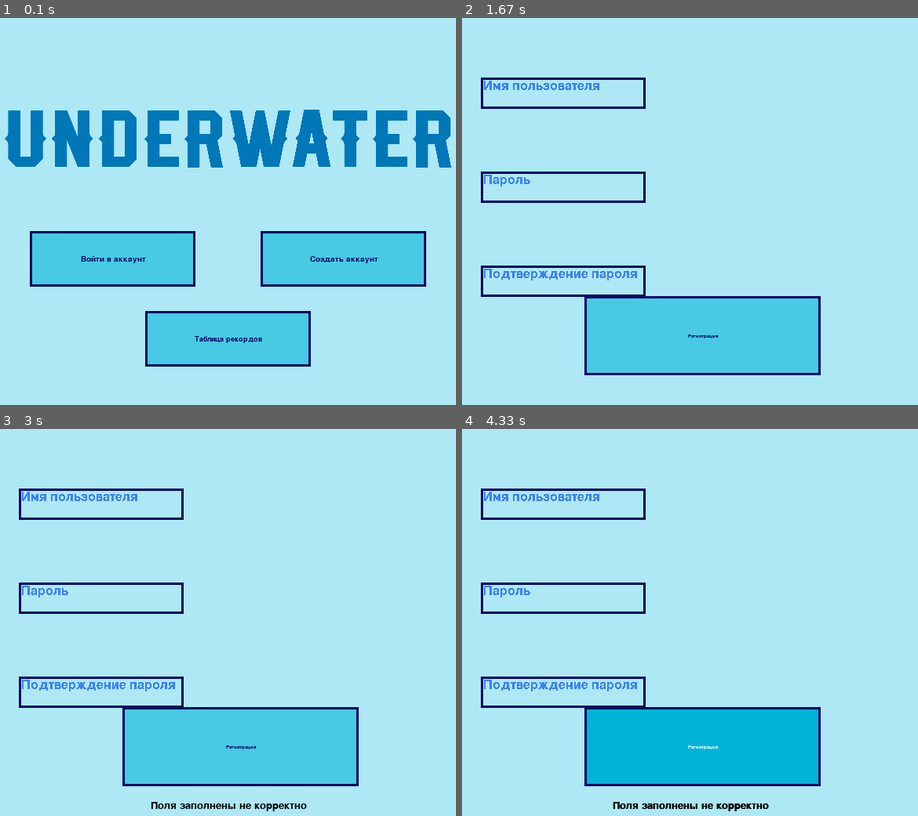
Above: before the commit, frames 1-4 (two rows, left to right).
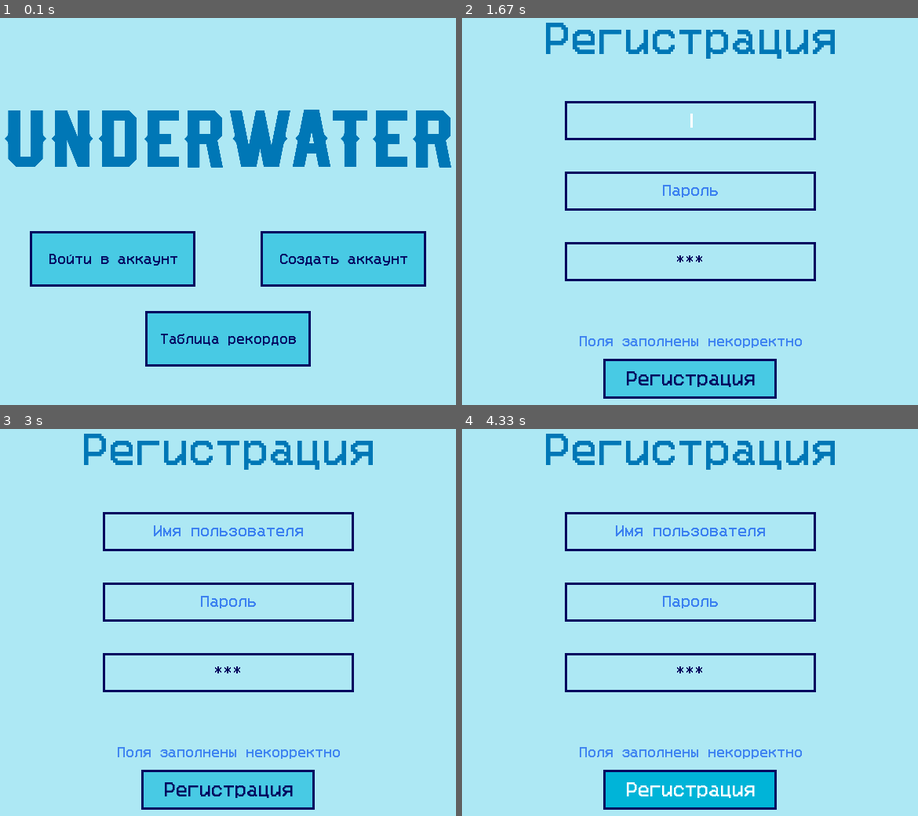
Above: after the commit, the same moments.

Repository: RaZe31-cs/pygameYandex
Game: pygame game, started from start_window.py
The game is run twice, just before and just after one commit, with the same random seed, the same clock (stepped at 60 frames per second) and the same inputs.
Inputs (mouse positions are in pixels of both pictures, inside the frame that each line leads up to):
- Up to frame 1 (0.1 s): no input
- Up to frame 2 (1.67 s): click "Создать аккаунт" at 0.38 s; click (694, 250) at 0.72 s; type "ann" at 1 s; tap Enter at 1.33 s; hold Tab from 1.55 s (still down)
- Up to frame 3 (3 s): release Tab at 2.02 s; hold Tab 2.1-2.57 s; move the mouse to (200, 750) at 2.65 s; click (200, 750) at 2.7 s; move the mouse to (209, 548) at 2.98 s
- Up to frame 4 (4.33 s): click (671, 548) at 3.03 s; move the mouse to (589, 475) at 3.32 s; click (589, 475) at 3.37 s; click "Регистрация" at 4.2 s

The runs differ from the first frame. In frame 1, 1.0% of the frame differs, in the area x 10-90%, y 60-85%; in frame 2, 18%; in frame 3, 18%; in frame 4, 18%, in the area x 4-82%, y 1-99%.

Commit message:
Стартовое окно (регистрация и вход)

Diff:
--- a/start_window.py
+++ b/start_window.py
@@ -1,6 +1,7 @@
 import hashlib
 import os.path
 import sqlite3
+import time
 
 import pygame
 
@@ -21,37 +22,24 @@
         self.rect = pygame.rect.Rect(x, y, width, height)
         self.password = password
 
-        self.font = pygame.font.Font(None, height // 6 * 4)
+        self.font = pygame.font.Font(os.path.join('data', 'better-vcr-5.2.ttf'), height // 3)
         self.text = text_bg
         self.user_input = ''
 
         self.enter = False
 
     def draw(self, screen: pygame.surface.Surface):
+        pygame.draw.rect(screen, '#ade8f4', self.rect)
         pygame.draw.rect(screen, '#03045e', self.rect, width=3)
         if not self.enter and self.user_input == '':
-            self.inp_text = self.font.render(self.text, False, '#3c81f0')
+            self.inp_text = self.font.render(self.text, True, '#3c81f0')
         elif self.password and self.user_input != '':
-            self.inp_text = self.font.render(len(self.user_input) * '*', False, '#03045e')
+            self.inp_text = self.font.render(len(self.user_input) * '*', True, '#03045e')
         else:
             self.inp_text = self.font.render(self.user_input, False, '#03045e')
         self.text_rect = self.inp_text.get_rect(center=self.rect.center)
-
-        """
-        Ниже стирается старый текст путем наложение такого же текста, цветом заднего фона
-        """
-
-        screen2 = pygame.surface.Surface((self.rect[2] - 6, self.rect[3] - 6))
-        screen2.fill('#ade8f4')
-        # text1 = self.font.render(self.text, False, '#ade8f4')
-        # text2 = self.font.render(self.user_input[:-1], False, '#ade8f4')
-        # text1_rect = text1.get_rect(center=self.rect.center)
-        # text2_rect = text2.get_rect(center=self.rect.center)
-        # screen.blit(text1, text1_rect)
-        # screen.blit(text2, text2_rect)
-
-        screen.blit(screen2, (self.rect[0] + 3, self.rect[1] + 3))
-        screen.blit(self.inp_text, (self.rect[0] + 3, self.rect[1] + 3))
+        self.draw_cursor(screen)
+        screen.blit(self.inp_text, self.text_rect)
 
     def is_clicked(self):
         mouse = pygame.mouse.get_pos()
@@ -65,19 +53,27 @@
             if self.enter:
                 if event.key != pygame.K_BACKSPACE:
                     if len(self.user_input) < 15:
-                        self.user_input += chr(event.key)
+                        self.user_input += event.unicode
                 else:
                     self.user_input = self.user_input[:-1]
         except Exception:
             pass
 
+    def draw_cursor(self, screen):
+        if self.enter and time.time() % 1 > 0.5:
+            self.cursor = pygame.Rect(self.inp_text.get_rect(center=self.rect.center).topright,
+                                      (3, self.inp_text.get_rect(center=self.rect.center).h + 2))
+            self.cursor.midleft = self.inp_text.get_rect(center=self.rect.center).midright
+            pygame.draw.rect(screen, 'white', self.cursor)
+
 
 class Button:
     def __init__(self, x, y, width, height, text, normal_bgcolor, hovered_bgcolor,
                  normal_textcolor, hovered_textcolor):
         self.rect = pygame.rect.Rect(x, y, width, height)
 
-        self.font = pygame.font.Font(os.path.join('data', 'better-vcr-5.2.ttf'), width // (len(text) - 1) % 20)
+        size = width // (len(text) - 1)
+        self.font = pygame.font.Font(os.path.join('data', 'better-vcr-5.2.ttf'), size if size < 20 else 20)
         self.text = text
 
         self.colors = {'normal_bg': normal_bgcolor, 'hovered_bg': hovered_bgcolor, 'normal_text': normal_textcolor,
@@ -89,7 +85,8 @@
         if self.is_clicked():
             bg_color, text_color = self.colors['hovered_bg'], self.colors['hovered_text']
         screen.fill(bg_color, self.rect)
-        pygame.draw.rect(screen, self.colors['normal_text'], (self.rect.x - 1, self.rect.y - 1, self.rect.w + 1, self.rect.h + 1), 3)
+        pygame.draw.rect(screen, self.colors['normal_text'],
+                         (self.rect.x - 1, self.rect.y - 1, self.rect.w + 1, self.rect.h + 1), 3)
         self.btn_text = self.font.render(self.text, True, text_color)
         self.text_rect = self.btn_text.get_rect(center=self.rect.center)
         screen.blit(self.btn_text, self.text_rect)
@@ -169,7 +166,7 @@
 
         btn_width, btn_height = 220, 50
         self.enter_btn = Button(self.size[0] // 2 - btn_width // 2, self.size[1] // 4 * 2.9, btn_width, btn_height,
-                                 'Войти', '#48cae4', '#00b4d8', '#03045e', '#ffffff')
+                                'Войти', '#48cae4', '#00b4d8', '#03045e', '#ffffff')
 
         self.error = False
         self.error_text = ''
@@ -199,21 +196,29 @@
                 self.error = True
                 self.error_text = 'Заполните все поля'
                 break
+        username = self.user_name.user_input
+        password = hash_password(self.password.user_input + SECRET_WORD)
+        try:
+            data = cur.execute(f"""SELECT * from Players
+                                    where username = '{username}'""").fetchone()
+            if password != data[2]:
+                self.error = True
+                self.error_text = 'Неверный пароль'
+        except Exception as e:
+            self.error = True
+            self.error_text = 'Такого пользователя не существует'
         return self.error
 
     def next_input(self):
-        for i in range(3):
+        for i in range(len(self.inp_group)):
             if self.inp_group[i].enter:
                 self.inp_group[i].enter = False
-                if i == 2:
+                if i == len(self.inp_group) - 1:
                     self.inp_group[0].enter = True
                 else:
                     self.inp_group[i + 1].enter = True
                 break
 
-    def enter(self):
-        print(1)
-
 
 class RegistrationWindow(BaseWindow):
     def __init__(self):
@@ -222,88 +227,92 @@
 
         self.screen.fill('#ade8f4')
 
-        inp_width, inp_height = 210, 40
-
-        inp_user_name_x, inp_user_name_y = self.size[0] / 6, self.size[1] / 10 * 2
-        inp_password_x, inp_password_y = self.size[0] / 6, self.size[1] / 10 * 4
-        inp_proof_password_x, inp_proof_password_y = self.size[0] / 6, self.size[1] / 10 * 6
+        inp_width, inp_height = 320, 50
+
+        inp_user_name_x, inp_user_name_y = self.size[0] // 2 - inp_width // 2, self.size[1] / 10 * 2.5
+        inp_password_x, inp_password_y = self.size[0] // 2 - inp_width // 2, self.size[1] / 10 * 4
+        inp_proof_password_x, inp_proof_password_y = self.size[0] // 2 - inp_width // 2, self.size[1] / 10 * 5.5
 
         self.user_name = InputLine(inp_user_name_x, inp_user_name_y, inp_width, inp_height, 'Имя пользователя')
         self.password = InputLine(inp_password_x, inp_password_y, inp_width, inp_height, 'Пароль', password=True)
         self.proof_password = InputLine(inp_proof_password_x, inp_proof_password_y, inp_width, inp_height,
                                         'Подтверждение пароля', password=True)
 
-        self.error_text_rect = pygame.rect.Rect(0, self.screen.get_height() / 6 * 5, self.size[0],
-                                                self.screen.get_height() / 12)
-
-        btn_width, btn_height = 300, 100
+        self.error_text = ''
+
+        btn_width, btn_height = 220, 50
         btn_x, btn_y = self.size[0] / 6 * 2, self.size[1] / 6 * 4
         normal_bg, hovered_bg = '#48cae4', '#00b4d8'
         normal_text, hovered_text = '#03045e', '#ffffff'
 
-        self.btn_reg = Button(btn_x, btn_y, btn_width, btn_height, 'Регистрация', normal_bg, hovered_bg,
+        self.btn_reg = Button(self.size[0] // 2 - btn_width // 2, self.size[1] // 4 * 3.2, btn_width, btn_height,
+                              'Регистрация', normal_bg, hovered_bg,
                               normal_text, hovered_text)
 
         self.inp_group = (self.user_name, self.password, self.proof_password)
 
-        self.font = pygame.font.Font(None, 20)
-
-    def draw(self):
+        self.font = pygame.font.Font(os.path.join('data', 'better-vcr-5.2.ttf'), 15)
+
+    def display_text(self):
+        f = pygame.font.Font(os.path.join('data', 'better-vcr-5.2.ttf'), 45)
+        text = f.render('Регистрация', True, '#0077b6')
+        x, y = self.size[0] / 2 - text.get_width() / 2, self.size[1] / 2 - text.get_width() / 1.5
+        self.screen.blit(text, (x, y))
+
+    def error_message(self):
+        if self.error_text:
+            text = self.font.render(self.error_text, True, '#3c81f0')
+            x, y = self.size[0] // 2 - text.get_width() // 2, self.size[1] // 4 * 3
+            self.screen.blit(text, (x, y))
+
+    def draw(self):
+        self.screen.fill('#ade8f4')
+        self.display_text()
         for i in self.inp_group:
             i.draw(self.screen)
         self.btn_reg.draw(self.screen)
+        self.error_message()
 
     def reg(self):
+        self.error_text = ''
         username = self.user_name.user_input
         password = self.password.user_input
         proof_password = self.proof_password.user_input
-        text = ''
         if username == '' or password == '' or proof_password == '':
-            """
-            Вывод текста "Поля заполнены не корректно"
-            """
-            text = 'Поля заполнены не корректно'
+            self.error_text = 'Поля заполнены некорректно'
         elif password != proof_password:
-            """
-            Вывод текста "Не совпадают пароли"
-            """
-            text = "Не совпадают пароли"
+            self.error_text = "Пароли не совпадают"
         elif len(username) < 4:
-            """
-            Вывод текста "Имя слишком короткое, минимум 4 символа"
-            """
-            text = "Имя слишком короткое, минимум 4 символа"
+            self.error_text = "Имя слишком короткое, минимум 4 символа"
         elif len(password) < 8:
-            """
-            Вывод текста "Пароль слишком короткий, минимум 8 символов"
-            """
-            text = "Пароль слишком короткий, минимум 8 символов"
+            self.error_text = "Пароль слишком короткий, минимум 8 символов"
         else:
             if self.add_bd(username, password):
                 return True
             return False
-        if text != '':
-            text_on_screen = self.font.render(text, True, 'black')
-            text_rect = text_on_screen.get_rect(center=self.error_text_rect.center)
-            self.screen.blit(text_on_screen, text_rect)
 
     def add_bd(self, username, password):
         password = hash_password(password + SECRET_WORD)
         try:
             cur.execute("""
-            INSERT INTO Players(username, password) VALUES(?, ?)
-            """, (username, password))
+            INSERT INTO Players(username, password, progress) VALUES(?, ?, ?)
+            """, (username, password, 1))
             con.commit()
             return True
         except Exception as e:
-            """
-            Вывод текста "Такое имя пользователя существует"
-            """
-            text = "Такое имя пользователя существует"
-            text_on_screen = self.font.render(text, True, 'black')
-            text_rect = text_on_screen.get_rect(center=self.error_text_rect.center)
-            self.screen.blit(text_on_screen, text_rect)
+            self.error_text = "Такое имя пользователя существует"
+            self.error_message()
             return False
+
+    def next_input(self):
+        for i in range(len(self.inp_group)):
+            if self.inp_group[i].enter:
+                self.inp_group[i].enter = False
+                if i == len(self.inp_group) - 1:
+                    self.inp_group[0].enter = True
+                else:
+                    self.inp_group[i + 1].enter = True
+                break
 
 
 class RecordsWindow(BaseWindow):
@@ -354,7 +363,7 @@
                 elif isinstance(current_window, LoginWindow):
                     if current_window.enter_btn.is_clicked():
                         if not current_window.check_input():
-                            current_window.enter()
+                            current_window = LevelMenu()
                     else:
                         for input_line in current_window.inp_group:
                             if input_line.is_clicked():
@@ -363,13 +372,25 @@
                                 input_line.enter = False
             elif event.type == pygame.KEYDOWN:
                 if isinstance(current_window, RegistrationWindow):
-                    for input_line in current_window.inp_group:
-                        if input_line.enter is True:
-                            input_line.input(event)
+                    if event.key == pygame.K_RETURN:
+                        if current_window.reg():
+                            current_window = LevelMenu()
+                    elif event.key == pygame.K_TAB:
+                        current_window.next_input()
+                    else:
+                        for input_line in current_window.inp_group:
+                            if input_line.enter:
+                                input_line.input(event)
                 if isinstance(current_window, LoginWindow):
-                    for input_line in current_window.inp_group:
-                        if input_line.enter is True:
-                            input_line.input(event)
+                    if event.key == pygame.K_RETURN:
+                        if not current_window.check_input():
+                            current_window = LevelMenu()
+                    elif event.key == pygame.K_TAB:
+                        current_window.next_input()
+                    else:
+                        for input_line in current_window.inp_group:
+                            if input_line.enter:
+                                input_line.input(event)
 
         current_window.draw()
         pygame.display.flip()
Binary file changed: data/UnderWater.sqlite
Binary file added: data/better-vcr-5.2.ttf
